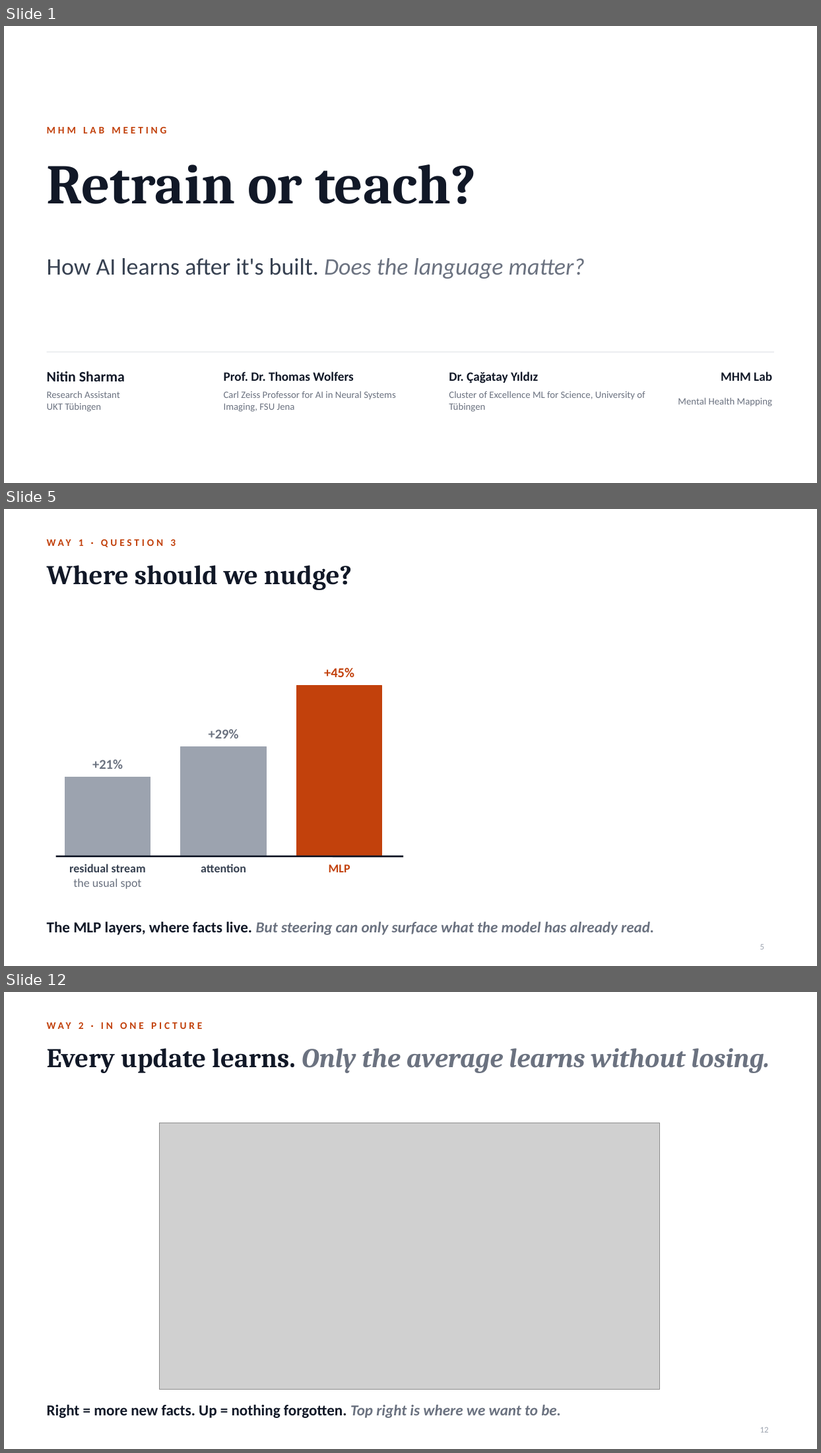
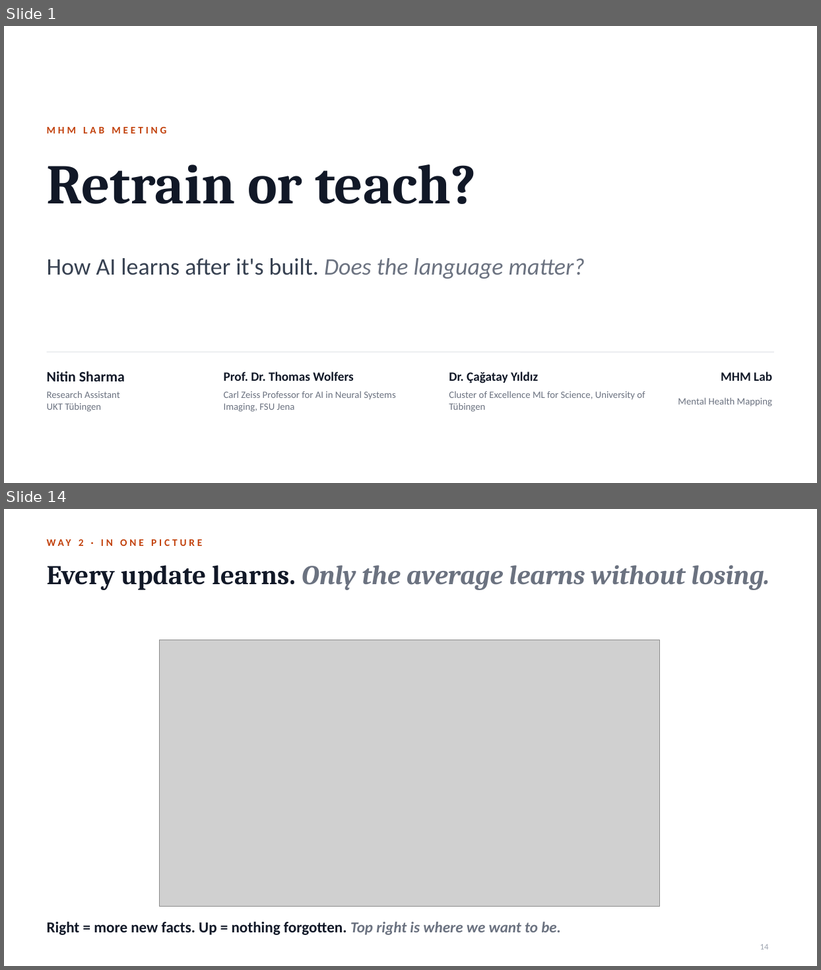
Before and after one commit to notagit3650/Claude_expo_repo_36501, a slide deck: slides/Retrain_or_teach.pptx. Shown one above the other, each under a label of ours: slides 1, 5 and 12 before the commit, slides 1 and 14 after it; the slides between them are not shown. The pictures are 821x1453 and 821x970 pixels, drawn with LibreOffice and Linux fonts; fonts in the diff are those of the drawing; grey boxes stand for pictures. Boxes give left, top, right and bottom in pixels: in the first picture for what was removed or moved away, otherwise in the second. Text is boxed around its words. In the diff, an @@ line names an element or a change of style, - is before the commit and + after.

```diff
--- a/slides/Retrain_or_teach.pptx
+++ b/slides/Retrain_or_teach.pptx
@@ slide 5 removed at [4,509,817,966], background #FFFFFF @@
@@ text removed at [47,539,176,546] @@
-WAY 1 · QUESTION 3
@@ title removed at [47,565,352,590] @@
-Where should we nudge?
@@ rectangle removed at [297,686,382,857] @@
@@ text removed at [324,668,354,677] @@
-+45%
@@ text removed at [209,729,239,739] @@
-+29%
@@ text removed at [92,760,123,769] @@
-+21%
@@ rectangle removed at [181,747,266,857] @@
@@ rectangle removed at [65,778,151,857] @@
@@ line removed from (56, 857) to (403, 857) @@
@@ text removed at [69,864,146,889] @@
-residual stream
-the usual spot
@@ text removed at [201,864,246,873] @@
-attention
@@ text removed at [329,865,350,873] @@
-MLP
@@ text removed at [47,921,654,935] @@
-The MLP layers, where facts live. But steering can only surface what the model has already read.
@@ page number removed at [760,945,764,950] @@
-5
@@ what was slide 12 is now slide 14 @@
@@ page number at [760,945,769,950]: text changed @@
-12
+14
```
Also in this commit, not shown: 9 slides changed, 4 slides added, 1 other slide removed, 2 other files.
